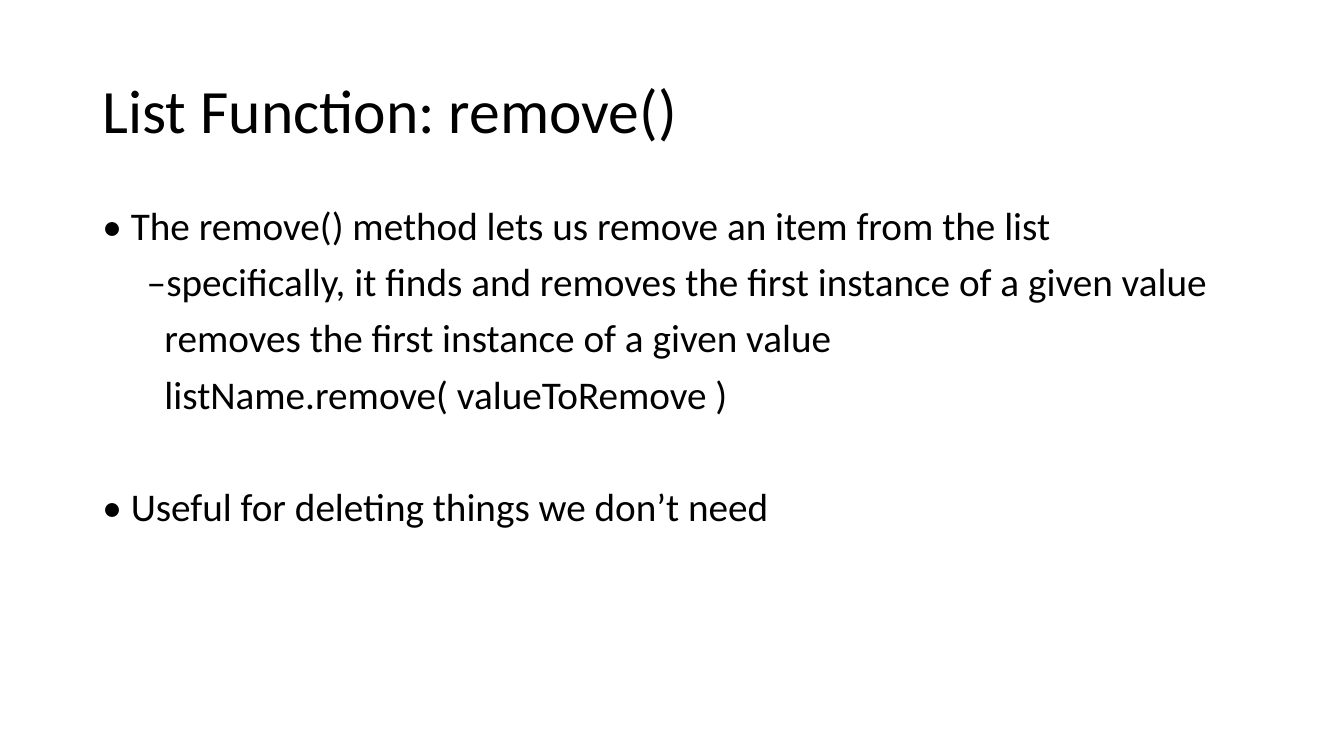
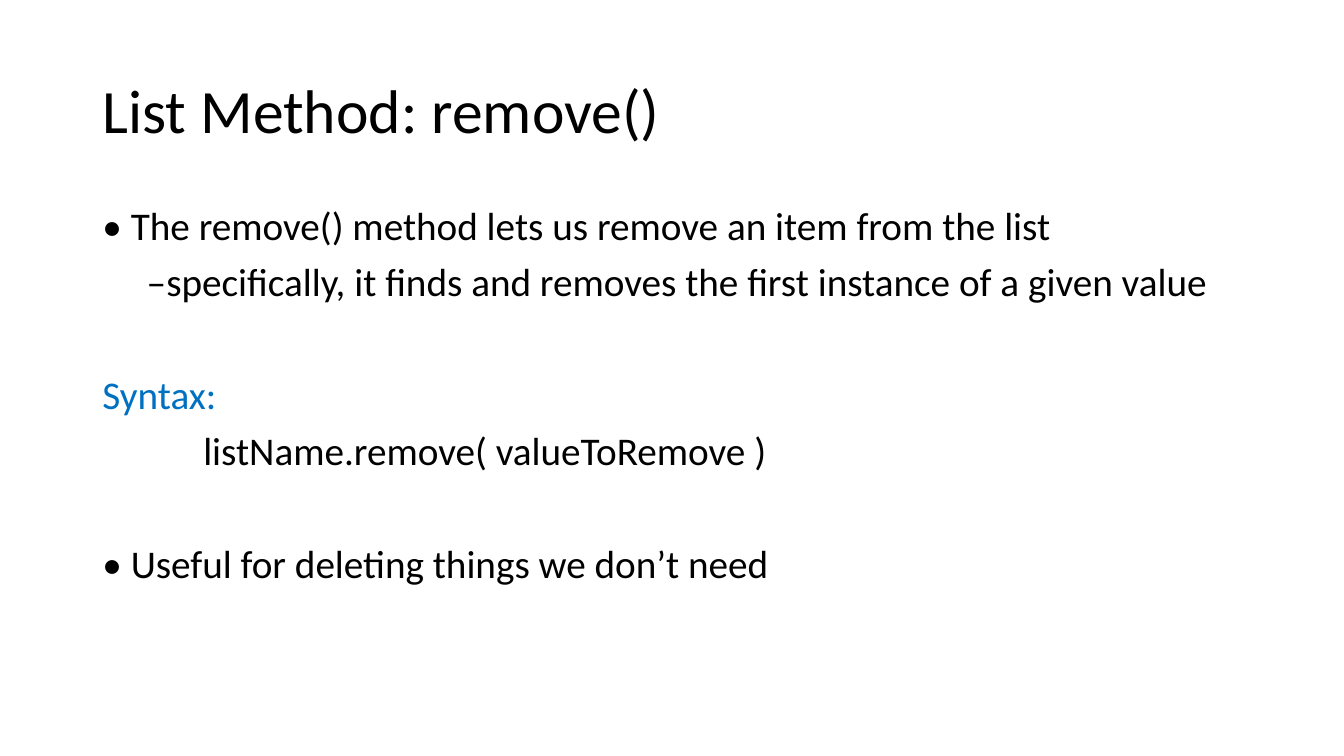
Before and after one commit to HKohin/Python-for-Upward-Bound-Program, a slide deck: slide 13 of PYTHON_8_Lists Part 1.pptx. Drawn at 1344x756 pixels with LibreOffice and Linux fonts; fonts in the diff are those of the drawing. Boxes give left, top, right and bottom in pixels: in the first picture for what was removed or moved away, otherwise in the second. Text is boxed around its words. In the diff, an @@ line names an element or a change of style, - is before the commit and + after.

```diff
--- a/PYTHON_8_Lists Part 1.pptx
+++ b/PYTHON_8_Lists Part 1.pptx
@@ title at (x1=102, y1=88, x2=659, y2=142): text changed @@
-List Function: remove()
+List Method: remove()
@@ text at (x1=102, y1=383, x2=216, y2=416): text changed; text colour #000000 to #0070C0 @@
-removes the first instance of a given value
+Syntax:
```
Also in this commit, not shown: 2 other slides changed.
